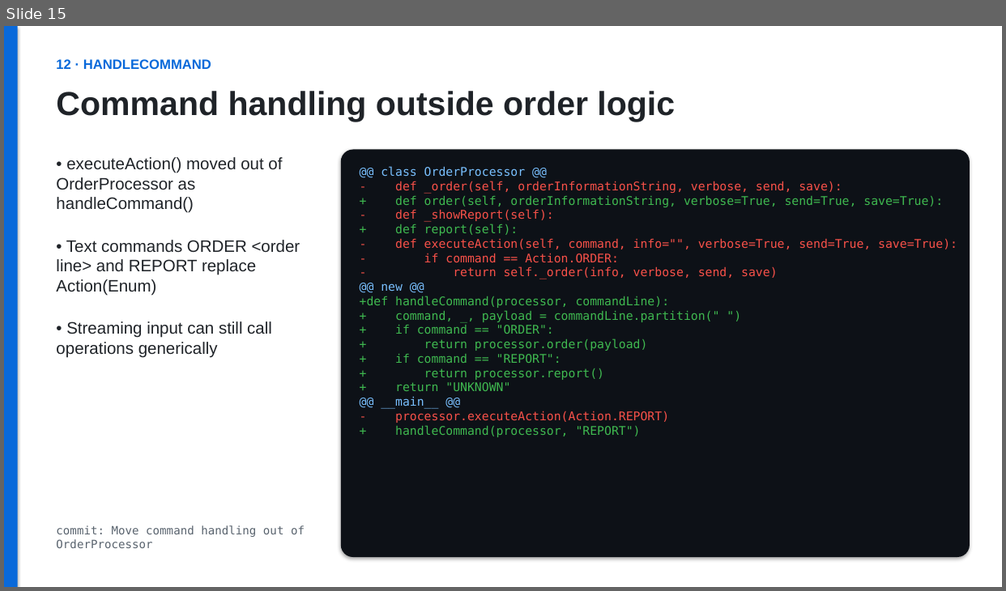
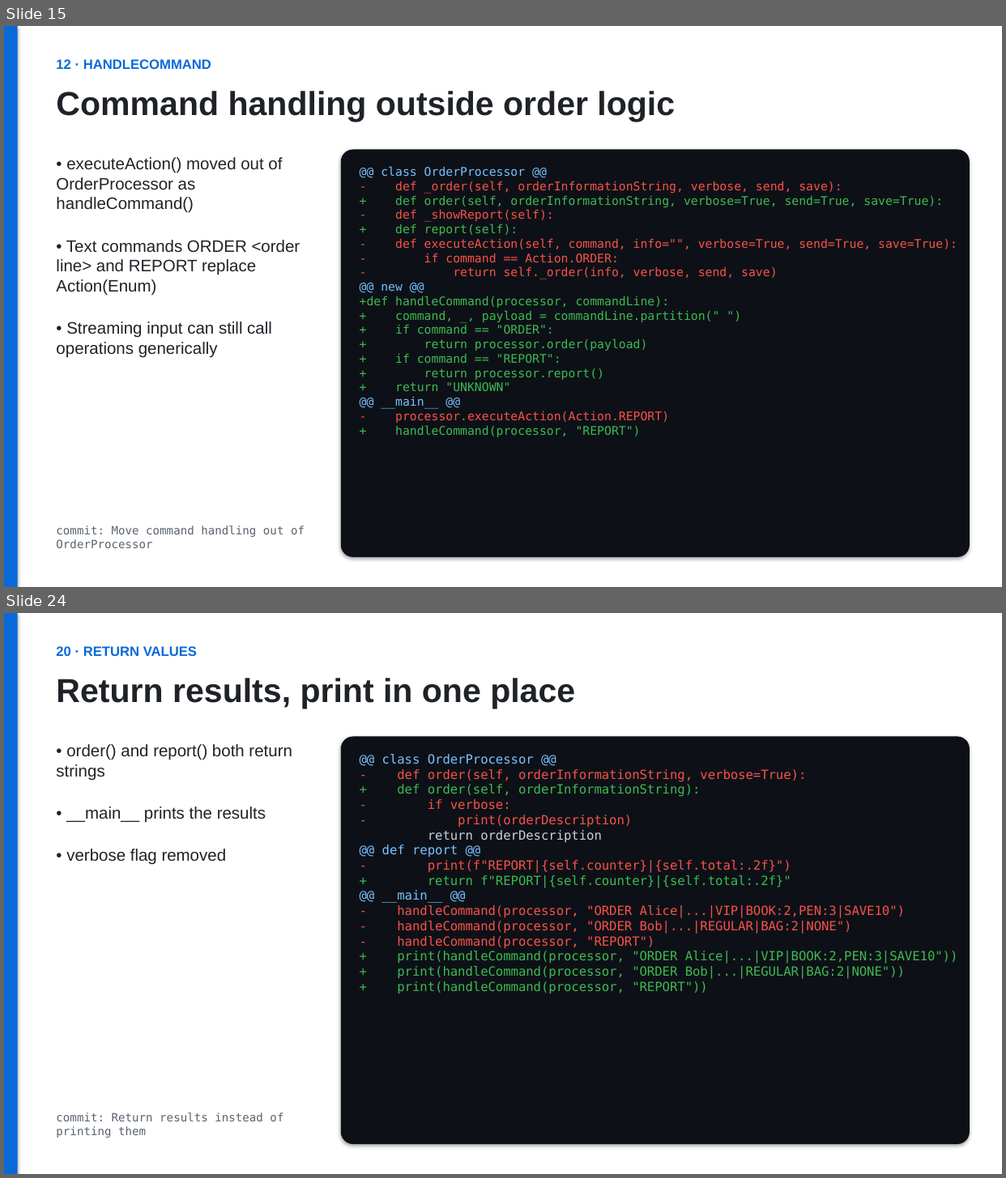
Before and after one commit to zielonyogor/clean-code-exercise, a slide deck: refactoring.pptx. Shown one above the other, each under a label of ours: slide 15 before the commit, slides 15 and 24 after it; the slides between them are not shown. The pictures are 1006x591 and 1006x1178 pixels, drawn with LibreOffice and Linux fonts; fonts in the diff are those of the drawing. Boxes give left, top, right and bottom in pixels: in the first picture for what was removed or moved away, otherwise in the second. Text is boxed around its words. In the diff, an @@ line names an element or a change of style, - is before the commit and + after.

Commit message:
Add second round of changes to the presentation

```diff
--- a/refactoring.pptx
+++ b/refactoring.pptx
@@ slide 24 added at (4, 613, 1002, 1174), background #FFFFFF @@
@@ rectangle added at (4, 613, 18, 1174), fill #0969DA @@
@@ text added at (56, 646, 197, 656), 13 pt, text #0969DA, bold @@
+20 · RETURN VALUES
@@ text added at (56, 678, 575, 709), 32 pt, text #1F2328, bold @@
+Return results, print in one place
@@ text added at (56, 744, 292, 865), 16 pt, text #1F2328 @@
+• order() and report() both return strings
+• __main__ prints the results
+• verbose flag removed
@@ rounded rectangle added at (341, 736, 970, 1144), fill #0D1117, 12.2 pt, text #F85149 @@
+@@ class OrderProcessor @@
+- def order(self, orderInformationString, verbose=True):
++ def order(self, orderInformationString):
+- if verbose:
+- print(orderDescription)
+return orderDescription
+@@ def report @@
+- print(f"REPORT|{self.counter}|{self.total:.2f}")
++ return f"REPORT|{self.counter}|{self.total:.2f}"
+@@ __main__ @@
+- handleCommand(processor, "ORDER Alice|...|VIP|BOOK:2,PEN:3|SAVE10")
+- handleCommand(processor, "ORDER Bob|...|REGULAR|BAG:2|NONE")
+- handleCommand(processor, "REPORT")
++ print(handleCommand(processor, "ORDER Alice|...|VIP|BOOK:2,PEN:3|SAVE10"))
++ print(handleCommand(processor, "ORDER Bob|...|REGULAR|BAG:2|NONE"))
++ print(handleCommand(processor, "REPORT"))
@@ text added at (56, 1113, 283, 1138), 11 pt, text #59636E @@
+commit: Return results instead of printing them
```
Also in this commit, not shown: 1 slide changed, 9 other slides added.
